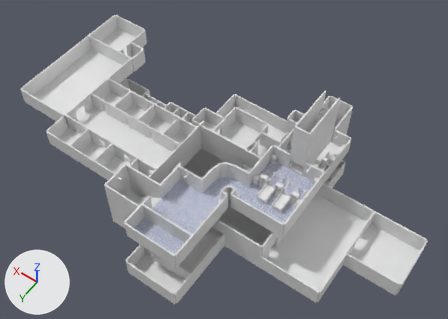
Renders of the Blender file Blender/Main Scene/Blockout.blend from each side of a commit.
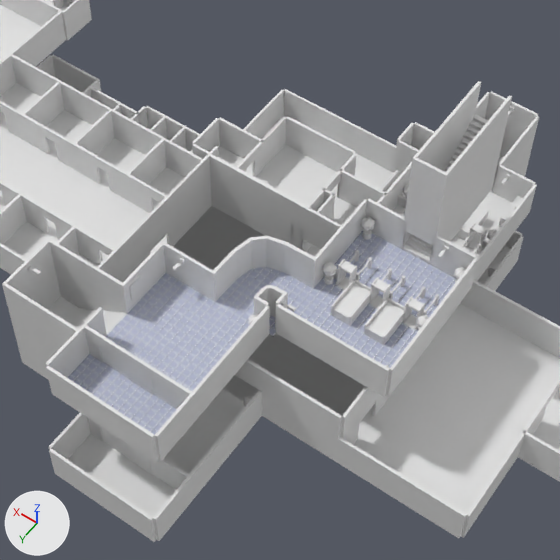
Each version is shown whole from a camera (50 mm lens) standing at (-37.7, 92.5, 140.4) and looking at (28.5, -0.3, -5.3), then close up on the part from 23% to 81% of the width and 17% to 98% of the height. Arrows for +X, +Y and +Z are at lower left; the lights stay in place.

In view in the first close-up: 'Curve2', 'Floor_1', 'Floor_2', 'Floor_2.001', 'Floor_2.007', 'Floor_2.008', 'Floor_2.009', 'Wall1', 'Wall12', 'Wall13.002', 'Wall13.007', 'Wall13.022', 'Wall2', 'Wall3', 'Wall4', 'Wall6', 'Wall8'.
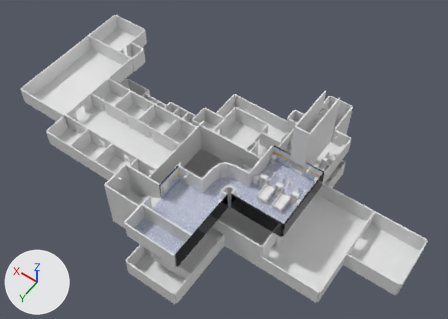
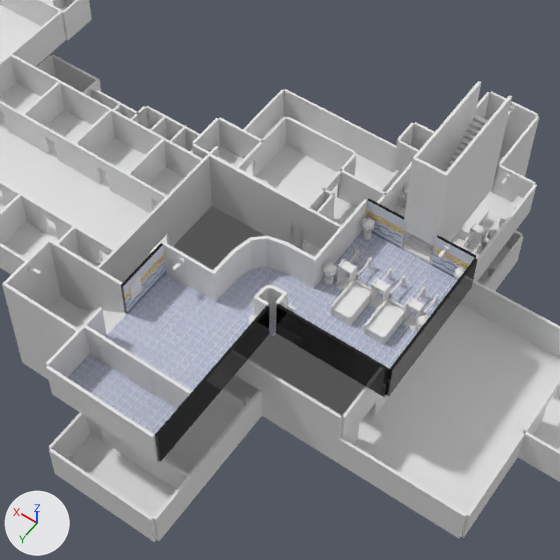
Boxes (x1, y1, x2, y2) around the edits, measured in the close-ups (560 x 560 px):
'Wall12', recoloured, surface changed (grey to black): (155, 306, 270, 462) in both
'Wall2', recoloured, surface changed (grey to black): (276, 304, 390, 397) in both
'Wall1', recoloured, surface changed: (386, 258, 478, 397) in both
'Wall8', recoloured, surface changed: (121, 243, 166, 314) in both
'Wall4', recoloured, surface changed: (366, 199, 407, 248) in both
'Wall3', recoloured, surface changed: (429, 235, 476, 278) in both
part 1 of me_cube_003, surface changed: after (123, 200, 474, 314)

What the commit changed:
me_cube_003 has 8 vertices, 6 faces and spans x -1.0..1.0, y -0.4..0.0, z 0.0..6.0.
me_cube_003 is used by ob_wall1; location (-1.0, 14.0, 0.0); rotation (0.0, 0.0, -1.571), in degrees (0, 0, -90).
me_cube_003 part 1: texture (UV) coordinates of 1 of 6 faces, centred in x 0.0, y 0.0, z 3.0, changed; they spanned u 0.38..0.62, v 0.25..0.5 and now span u 0.86..0.92, v 0.81..1.0.
me_cube_003 now uses material mat_main_2.
Object 'Wall2' (ob_wall2) now shows me_cube_003 instead of me_cube_004.
Object 'Wall8' (ob_wall8) now shows me_cube_003 instead of me_cube_012.
Object 'Wall12' (ob_wall12) now shows me_cube_003 instead of me_cube_016.
